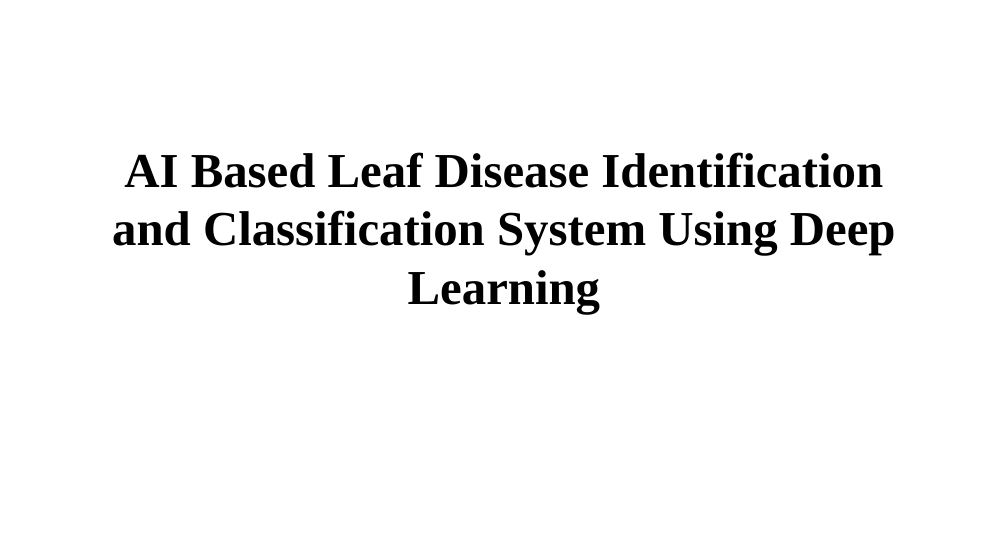
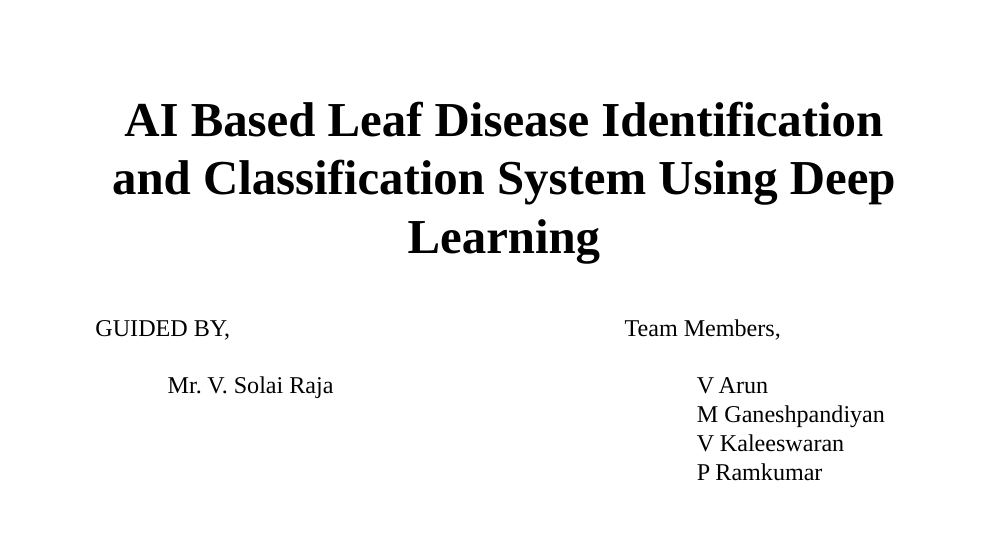
Before and after one commit to kalees64/AI-BASED-LEAF-DISEASE-IDENTIFICATION-AND-CLASSIFICATION-SYSTEM-USING-DEEP-LEARNING, a slide deck: slide 1 of report/Final Ppt-Leaf disease.pptx. Drawn at 1008x542 pixels with LibreOffice and Linux fonts; fonts in the diff are those of the drawing. Boxes give left, top, right and bottom in pixels: in the first picture for what was removed or moved away, otherwise in the second. Text is boxed around its words. In the diff, an @@ line names an element or a change of style, - is before the commit and + after.

```diff
--- a/report/Final Ppt-Leaf disease.pptx
+++ b/report/Final Ppt-Leaf disease.pptx
@@ title "AI Based Leaf Disease Identification ...": place and size @@
-title "AI Based Leaf Disease Identification ..." at [112,152,896,255]
+title "AI Based Leaf Disease Identification ..." at [112,101,896,204]
@@ text added at [95,320,333,398], 24 pt, text #000000 @@
+GUIDED BY,
+Mr. V. Solai Raja
@@ text added at [625,319,885,481], 24 pt, text #000000 @@
+Team Members,
+V Arun
+M Ganeshpandiyan
+V Kaleeswaran
+P Ramkumar
```
Also in this commit, not shown: 32 other slides changed, 6 other files.
